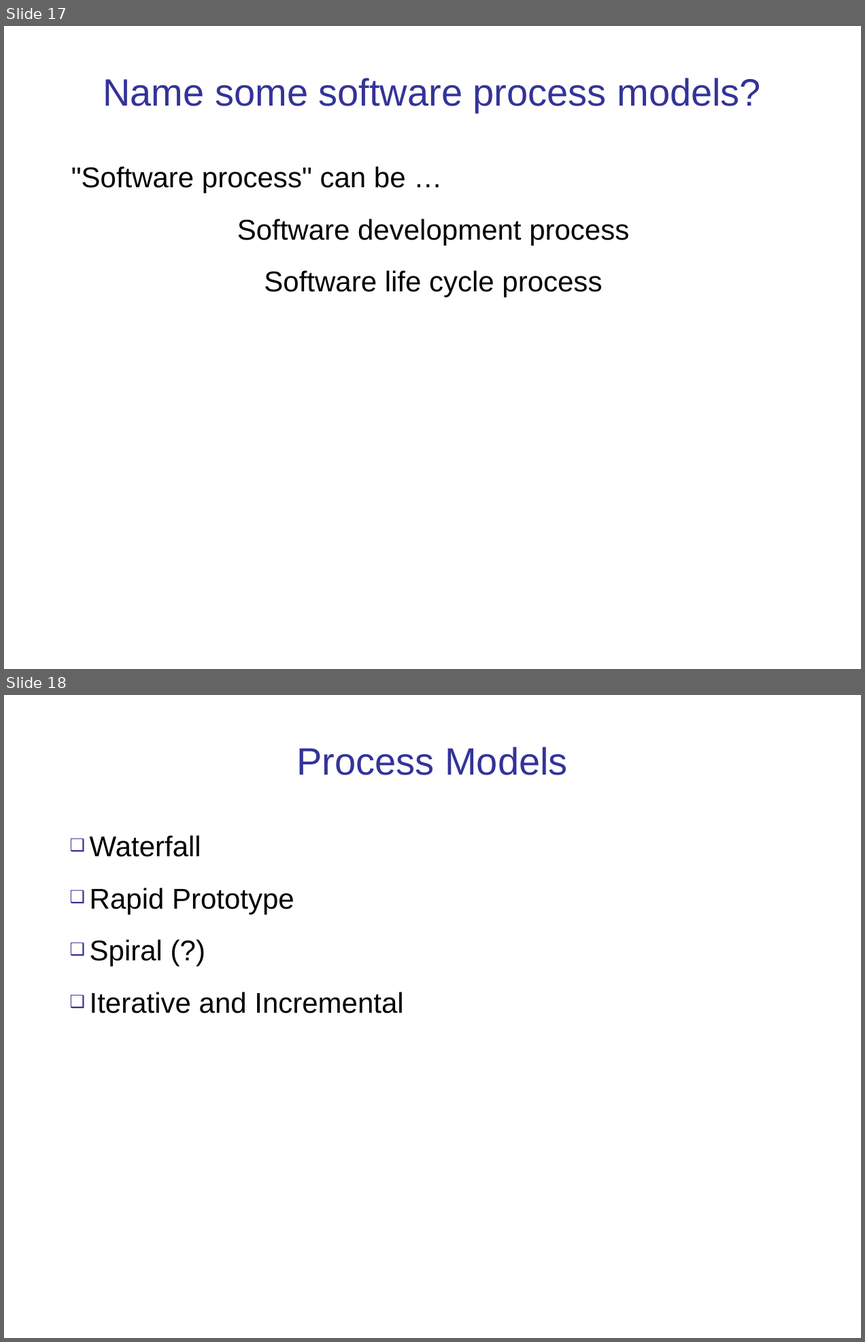
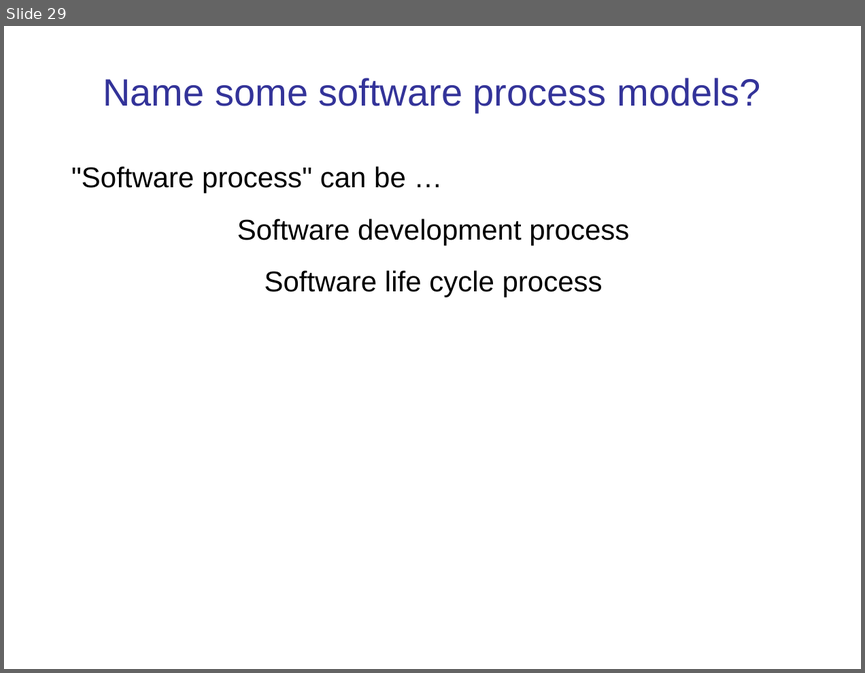
Before and after one commit to cpske/ISP, a slide deck: intro/Introduction-software-process.ppt. Shown one above the other, each under a label of ours: slides 17 and 18 before the commit, slide 29 after it. The pictures are 865x1342 and 865x673 pixels, drawn with LibreOffice and Linux fonts; fonts in the diff are those of the drawing. Boxes give left, top, right and bottom in pixels: in the first picture for what was removed or moved away, otherwise in the second. Text is boxed around its words. In the diff, an @@ line names an element or a change of style, - is before the commit and + after.

Commit message:
update index and software process slides

```diff
--- a/intro/Introduction-software-process.ppt
+++ b/intro/Introduction-software-process.ppt
@@ slide 18 removed at box(4, 695, 861, 1338), background #FFFFFF @@
@@ title removed at box(297, 747, 568, 775) @@
-Process Models
@@ text removed at box(90, 835, 403, 1013) @@
-❑ Waterfall
-❑ Rapid Prototype
-❑ Spiral (?)
-❑ Iterative and Incremental
@@ what was slide 17 is now slide 29 @@
```
Also in this commit, not shown: 8 slides changed, 6 slides added, 1 other slide removed, 2 other files.
